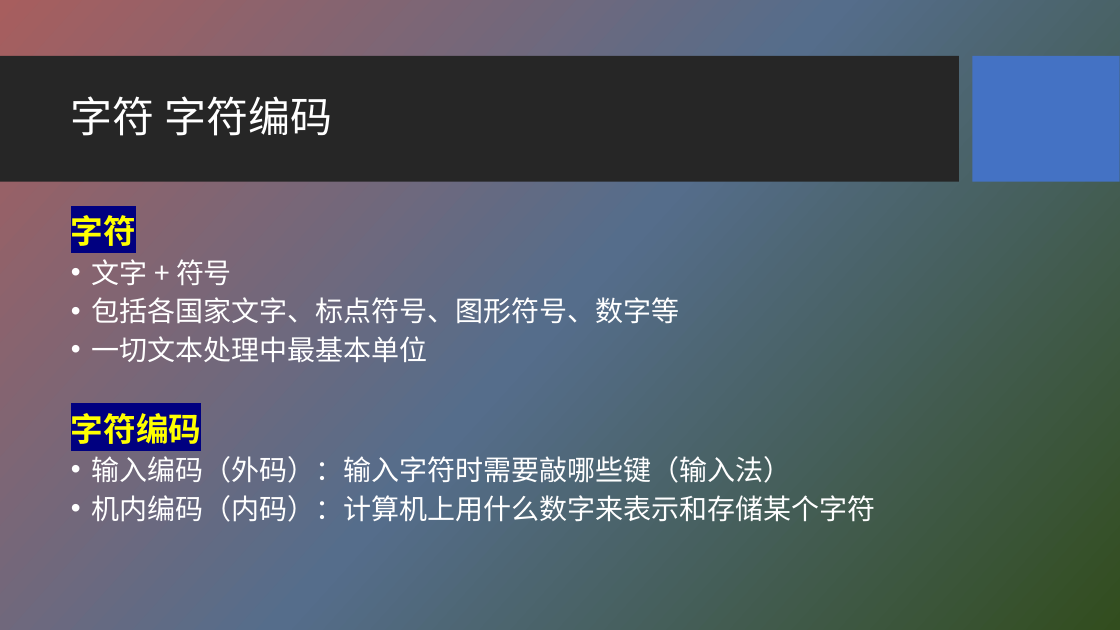
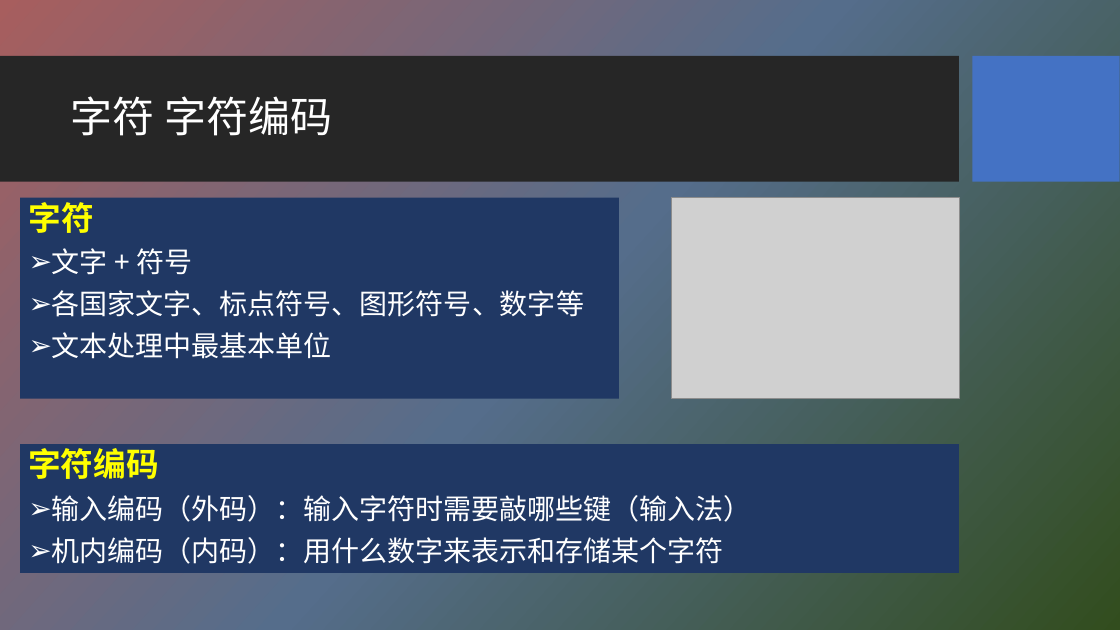
Before and after one commit to HBU/NLP_PPT, a slide deck: slide 3 of PPT-2020/ch06 字符编码与字频统计.pptx. Drawn at 1120x630 pixels with LibreOffice and Linux fonts; fonts in the diff are those of the drawing; grey boxes stand for pictures; background and template pictures are left out. Boxes give left, top, right and bottom in pixels: in the first picture for what was removed or moved away, otherwise in the second. Text is boxed around its words. In the diff, an @@ line names an element or a change of style, - is before the commit and + after.

```diff
--- a/PPT-2020/ch06 字符编码与字频统计.pptx
+++ b/PPT-2020/ch06 字符编码与字频统计.pptx
@@ text "字符": place and size @@
-text "字符" at [71, 215, 876, 527]
+text "字符" at [20, 197, 619, 398]
@@ text "字符" at [20, 197, 619, 398]: fill none to #203864 @@
@@ text at [29, 196, 192, 275]: highlight #000080 to none in "字符"; line spacing 0.8 to 0.9; bullet • to ➢ @@
@@ picture added at [672, 197, 960, 398] @@
@@ text at [52, 290, 584, 359]: text changed @@
-• 包括各国家文字、标点符号、图形符号、数字等
-• 一切文本处理中最基本单位
-字符编码
-• 输入编码（外码）：输入字符时需要敲哪些键（输入法）
-• 机内编码（内码）：计算机上用什么数字来表示和存储某个字符
+➢ 各国家文字、标点符号、图形符号、数字等
+➢ 文本处理中最基本单位
@@ rectangle added at [20, 444, 960, 573], fill #203864, 24 pt, text #FFFFFF @@
+字符编码
+➢ 输入编码（外码）：输入字符时需要敲哪些键（输入法）
+➢ 机内编码（内码）：用什么数字来表示和存储某个字符
```
Also in this commit, not shown: 27 other slides changed, 3 slides added.
